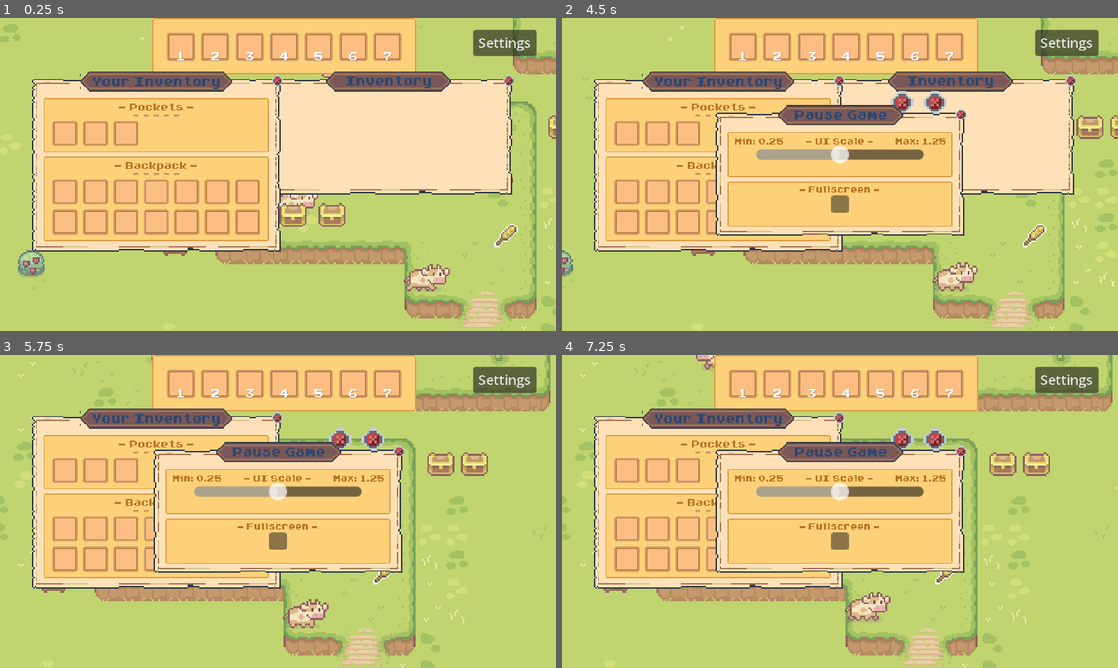
Above: before the commit, frames 1-4 (two rows, left to right).
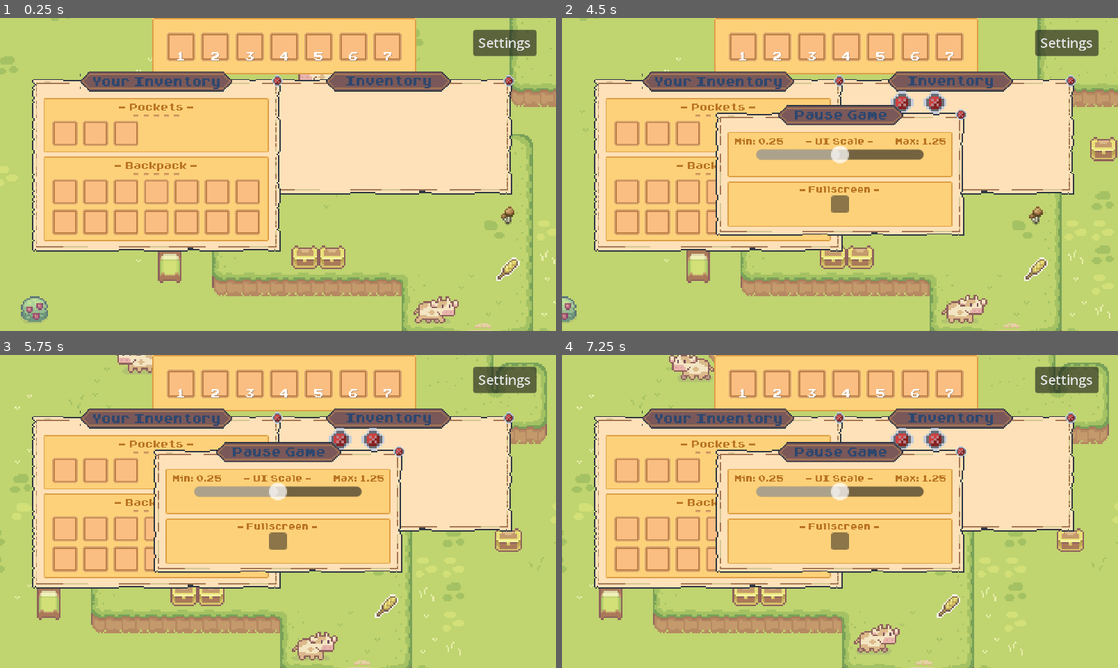
Above: after the commit, the same moments.

Repository: kawaiibats/tacobat
Game: Godot game, scene res://scenes/master.tscn
The game is run twice, just before and just after one commit, with the same random seed, the same clock (stepped at 60 frames per second) and the same inputs. Sound files missing from this copy of the repository are replaced by a short silence.
Inputs (mouse positions are in pixels of both pictures, inside the frame that each line leads up to):
- Up to frame 1 (0.25 s): no input
- Up to frame 2 (4.5 s): drag from (595, 265) to (840, 174) at 0.52 s; click "Settings" at 1.25 s; click (901, 102) at 2 s; click (934, 46) at 2.75 s; tap Enter at 3.5 s; drag from (745, 46) to (840, 174) at 3.52 s; tap Space at 4.25 s; move the mouse to (778, 46) at 4.27 s; press the mouse at (778, 46) at 4.28 s; hold D (right) from 4.28 s (still down)
- Up to frame 3 (5.75 s): release D (right) at 5 s; release the mouse at (216, 383) at 5 s; drag from (250, 383) to (278, 511) at 5.02 s
- Up to frame 4 (7.25 s): tap Enter at 5.75 s; drag from (845, 383) to (734, 549) at 5.77 s; tap Space at 6.5 s; drag from (878, 383) to (734, 549) at 6.52 s

The runs differ from the first frame. In frame 1, 12% of the frame differs, in the area x 0-100%, y 0-100%; in frame 2, 12%; in frame 3, 21%; in frame 4, 21%.

Commit message:
aligned items and objects to grid
whole world should be on grid now

(Enable grid with three dots at the top)

Diff:
--- a/levels/devisland.tscn
+++ b/levels/devisland.tscn
@@ -1231,13 +1231,13 @@
 
 [node name="Dev World" type="Node2D"]
 y_sort_enabled = true
-position = Vector2(307, 280)
+position = Vector2(303, 274)
 script = ExtResource("1_myjjd")
 metadata/_edit_lock_ = true
 
 [node name="PlayerCat" parent="." instance=ExtResource("2_tboj6")]
 y_sort_enabled = true
-position = Vector2(-9, -23)
+position = Vector2(-7, -42)
 health = 69.0
 
 [node name="Camera2D" type="Camera2D" parent="PlayerCat"]
@@ -1311,29 +1311,31 @@
 stoneCount = 2
 
 [node name="Cow1" parent="." instance=ExtResource("10_0q86j")]
+position = Vector2(5, 69)
 
 [node name="Cow2" parent="." instance=ExtResource("10_0q86j")]
-position = Vector2(73, 41)
+position = Vector2(85, 38)
 
 [node name="Cow3" parent="." instance=ExtResource("10_0q86j")]
-position = Vector2(33, -74)
+position = Vector2(21, -91)
 
 [node name="Chest" parent="." instance=ExtResource("11_u610i")]
+position = Vector2(9, 6)
 size = 5
 inventory_name = "Cool Chest"
 starting_items = ["red_mush", "golden_berry", "jojiberry"]
 
 [node name="Chest2" parent="." instance=ExtResource("11_u610i")]
-position = Vector2(5, 149)
+position = Vector2(9, 150)
 
 [node name="Chest3" parent="." instance=ExtResource("11_u610i")]
-position = Vector2(23, 0)
+position = Vector2(25, 6)
 size = 14
 inventory_name = "Alt Chest"
 starting_items = ["brown_mush", "red_mush", "apple", "speed_trinket"]
 
 [node name="RandomChest4" parent="." instance=ExtResource("11_u610i")]
-position = Vector2(159, -52)
+position = Vector2(201, -26)
 script = ExtResource("13_x1nbe")
 num_of_items = 10
 size = 14
@@ -1341,89 +1343,91 @@
 starting_items = ["red_mush", "brown_mush", "apple", "wheat"]
 
 [node name="Bed" parent="." instance=ExtResource("12_ku6aq")]
-position = Vector2(-70, 9)
+position = Vector2(-71, 6)
 
 [node name="BerryBush" parent="." instance=ExtResource("13_p0e18")]
-position = Vector2(-155, 30)
+position = Vector2(-151, 38)
 
 [node name="Bush" parent="." instance=ExtResource("14_ou7jl")]
-position = Vector2(-71, 93)
+position = Vector2(-71, 86)
 
 [node name="Bush2" parent="." instance=ExtResource("14_ou7jl")]
-position = Vector2(-107, 105)
+position = Vector2(-103, 102)
 
 [node name="Bush3" parent="." instance=ExtResource("14_ou7jl")]
-position = Vector2(-81, 123)
+position = Vector2(-71, 118)
 
 [node name="warpArea2" parent="." instance=ExtResource("15_32w7i")]
-position = Vector2(126, -49)
+position = Vector2(121, -58)
 destID = 5
 
 [node name="warpdevlvl2" parent="." instance=ExtResource("15_32w7i")]
-position = Vector2(71, -269)
+position = Vector2(73, -266)
 destID = 3
 
 [node name="warp2devlvl2" parent="." instance=ExtResource("15_32w7i")]
-position = Vector2(91, -269)
+position = Vector2(89, -266)
 destID = 4
 
 [node name="warp2Taco" parent="." instance=ExtResource("15_32w7i")]
-position = Vector2(95, -49)
+position = Vector2(89, -58)
 destination = "taco_world"
 destID = 1
 
 [node name="WarpAreaEnterSound" type="AudioStreamPlayer2D" parent="."]
+position = Vector2(-72, -28)
 stream = ExtResource("16_u6edi")
 
 [node name="LevelLoadedSound" type="AudioStreamPlayer2D" parent="."]
+position = Vector2(-67, -28)
 stream = ExtResource("17_jasi3")
 
 [node name="Spawn1" parent="." groups=["Spawn"] instance=ExtResource("20_f7r1p")]
-position = Vector2(27, -21)
+position = Vector2(25, -26)
 destID = 1
 
 [node name="Spawn2" parent="." groups=["Spawn"] instance=ExtResource("20_f7r1p")]
-position = Vector2(-21, 48)
+position = Vector2(-23, 54)
 destID = 2
 
 [node name="Entity Spawn Zone" parent="." groups=["EntitySpawn"] instance=ExtResource("18_baknj")]
-position = Vector2(126, -18)
+position = Vector2(129, -18)
 entitySpawnID = 1
 
 [node name="Entity Spawn Zone2" parent="." groups=["EntitySpawn"] instance=ExtResource("18_baknj")]
-position = Vector2(126, 13)
+position = Vector2(129, 14)
 entitySpawnID = 2
 
 [node name="Entity Spawn Zone3" parent="." groups=["EntitySpawn"] instance=ExtResource("18_baknj")]
-position = Vector2(195, 69)
+position = Vector2(193, 78)
 entitySpawnID = 2
 
 [node name="Entity Spawn Zone4" parent="." groups=["EntitySpawn"] instance=ExtResource("18_baknj")]
-position = Vector2(229, 69)
+position = Vector2(225, 78)
 entitySpawnID = 2
 
 [node name="Entity Spawn Zone7" parent="." groups=["EntitySpawn"] instance=ExtResource("18_baknj")]
-position = Vector2(405, 69)
+position = Vector2(385, 78)
 entitySpawnID = 2
 
 [node name="Entity Spawn Zone9" parent="." groups=["EntitySpawn"] instance=ExtResource("18_baknj")]
-position = Vector2(371, 69)
+position = Vector2(353, 78)
 entitySpawnID = 2
 
 [node name="Entity Spawn Zone8" parent="." groups=["EntitySpawn"] instance=ExtResource("18_baknj")]
-position = Vector2(333, 69)
+position = Vector2(321, 78)
 entitySpawnID = 2
 
 [node name="Entity Spawn Zone6" parent="." groups=["EntitySpawn"] instance=ExtResource("18_baknj")]
-position = Vector2(297, 69)
+position = Vector2(289, 78)
 entitySpawnID = 2
 
 [node name="Entity Spawn Zone5" parent="." groups=["EntitySpawn"] instance=ExtResource("18_baknj")]
-position = Vector2(263, 69)
+position = Vector2(257, 78)
 entitySpawnID = 2
 
 [node name="RandomChest5" parent="." instance=ExtResource("11_u610i")]
-position = Vector2(179, -52)
+position = Vector2(169, -58)
 script = ExtResource("13_x1nbe")
 num_of_items = 2
 size = 5
--- a/scene_switcher.tscn
+++ b/scene_switcher.tscn
@@ -1,7 +1,7 @@
 [gd_scene load_steps=6 format=3 uid="uid://kl5pdu75i3mp"]
 
 [ext_resource type="Script" path="res://SceneSwitcher.gd" id="1_5f4ih"]
-[ext_resource type="PackedScene" uid="uid://ct6rse4nt0l12" path="res://saves/devisland.tscn" id="2_u4xp7"]
+[ext_resource type="PackedScene" uid="uid://ct6rse4nt0l12" path="res://levels/devisland.tscn" id="2_u4xp7"]
 
 [sub_resource type="Animation" id="Animation_7khwv"]
 resource_name = "fade_in"
